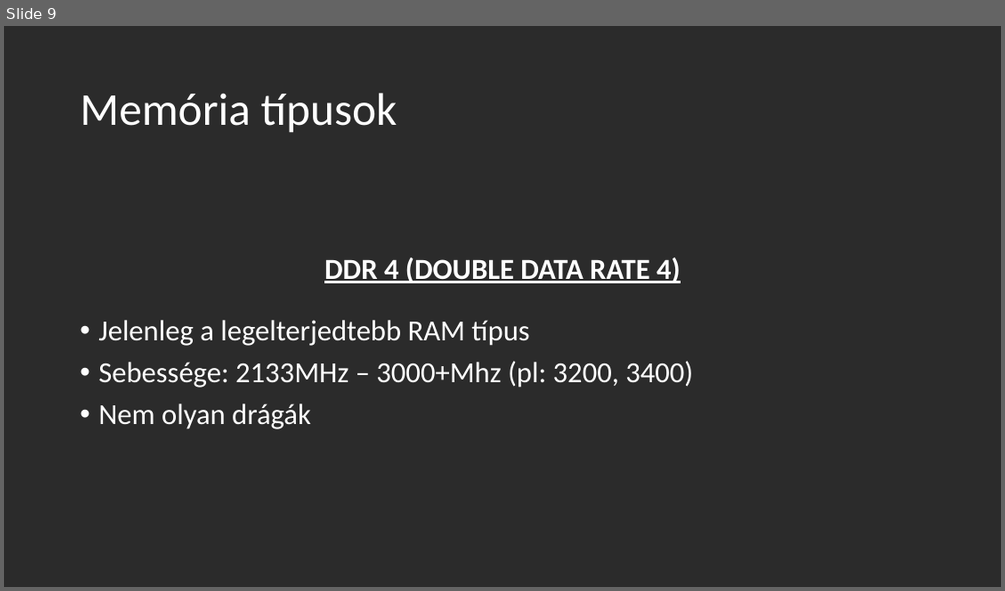
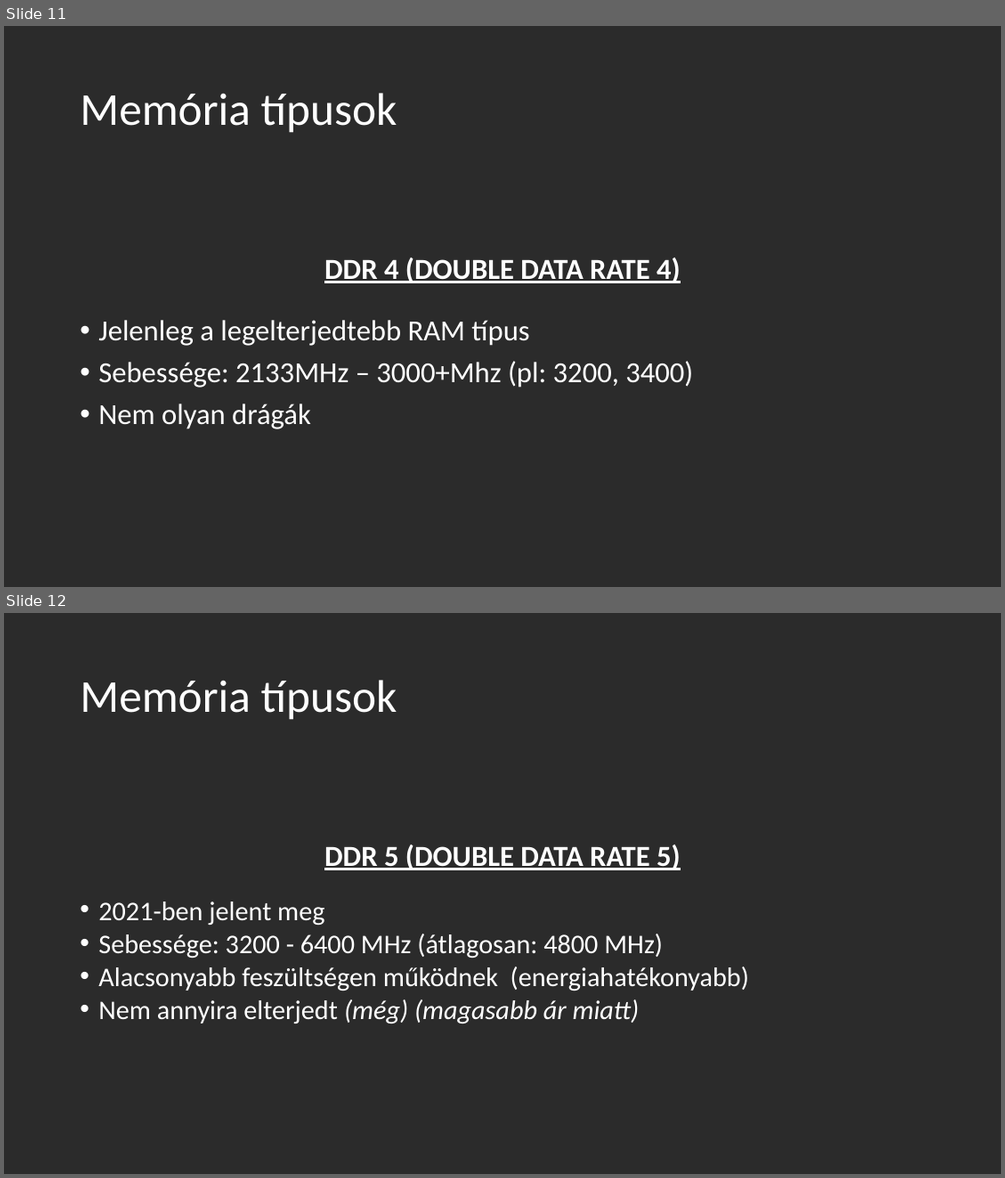
Before and after one commit to OsziMisi/Jozsika, a slide deck: processzor + memoria.pptx. Shown one above the other, each under a label of ours: slide 9 before the commit, slides 11 and 12 after it. The pictures are 1005x591 and 1005x1178 pixels, drawn with LibreOffice and Linux fonts; fonts in the diff are those of the drawing; background and template pictures are left out; a plain dark background stands for a picture behind light text. Boxes give left, top, right and bottom in pixels: in the first picture for what was removed or moved away, otherwise in the second. Text is boxed around its words. In the diff, an @@ line names an element or a change of style, - is before the commit and + after.

```diff
--- a/processzor + memoria.pptx
+++ b/processzor + memoria.pptx
@@ slide 12 added at <box>4,613,1001,1174</box>, background picture (left out) @@
@@ title added at <box>80,680,397,720</box>, 44 pt, text #FFFFFF @@
+Memória típusok
@@ text added at <box>324,844,680,870</box>, 28 pt, text #FFFFFF, bold, underline @@
+DDR 5 (DOUBLE DATA RATE 5)
@@ text added at <box>98,901,749,1023</box>, 25.9 pt, text #FFFFFF @@
+• 2021-ben jelent meg
+• Sebessége: 3200 - 6400 MHz (átlagosan: 4800 MHz)
+• Alacsonyabb feszültségen működnek (energiahatékonyabb)
+• Nem annyira elterjedt (még) (magasabb ár miatt)
@@ what was slide 9 is now slide 11 @@
```
Also in this commit, not shown: 7 other slides added.
